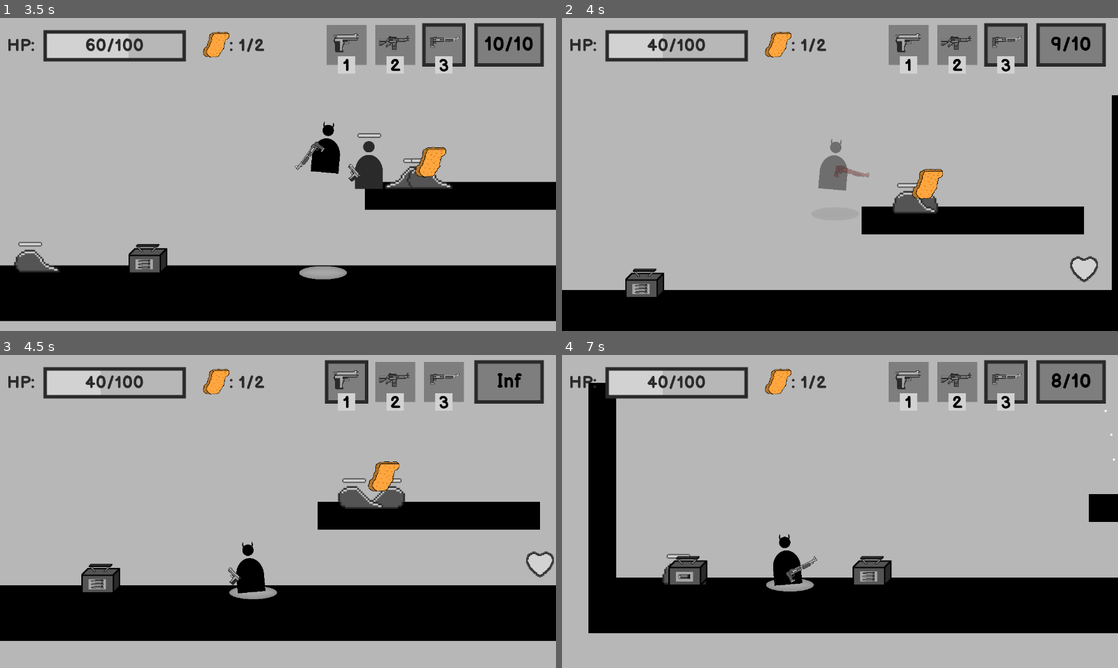
Above: before the commit, frames 1-4 (two rows, left to right).
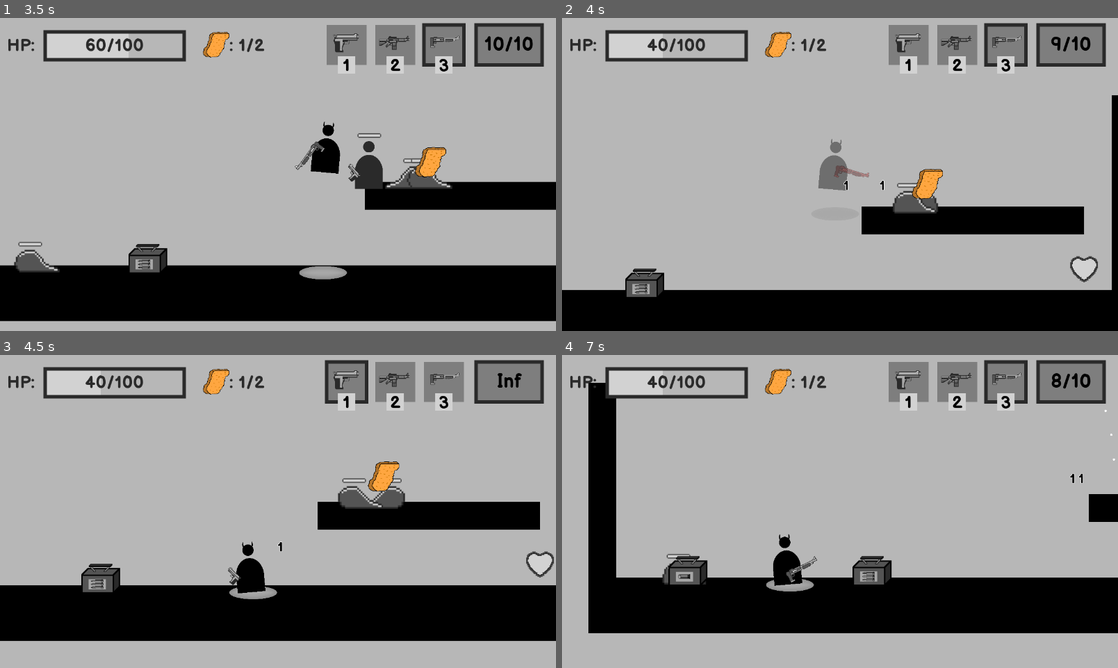
Above: after the commit, the same moments.

Repository: BesterCoder/nuggie-collector
Game: Godot game, scene res://levels/level_001.tscn
Two runs of this game, one before a commit and one after it. Both use one fixed random seed, a clock stepped at 60 frames per second and the inputs below.
Inputs (mouse positions are in pixels of both pictures, inside the frame that each line leads up to):
- Up to frame 1 (3.5 s): move the mouse to (400, 158) at 0.52 s; press the mouse at (400, 158) at 0.53 s; hold D (move_right) 0.53-2.03 s; tap W (jump) at 0.77, 1.52, 3.02 s; move the mouse to (166, 190) at 1.27 s; release the mouse at (166, 190) at 1.28 s; tap 1 (select_pistol) at 1.35 s; move the mouse to (333, 105) at 2.02 s; hold A (move_left) 2.03-2.78 s; tap 2 (select_rifle) at 2.1 s; move the mouse to (250, 237) at 2.77 s; hold D (move_right) from 2.78 s (still down); tap 3 (select_shotgun) at 2.85 s
- Up to frame 2 (4 s): keep holding D (move_right); move the mouse to (1006, 221) at 3.52 s; press the mouse at (1006, 221) at 3.53 s; tap W (jump) at 3.77 s
- Up to frame 3 (4.5 s): move the mouse to (111, 464) at 4.27 s; release D (move_right) at 4.28 s; release the mouse at (111, 464) at 4.28 s; hold A (move_left) from 4.28 s (still down); tap 1 (select_pistol) at 4.35 s
- Up to frame 4 (7 s): tap W (jump) at 4.52, 6.02, 6.77 s; move the mouse to (867, 511) at 5.02 s; release A (move_left) at 5.03 s; hold D (move_right) 5.03-5.78 s; tap 2 (select_rifle) at 5.1 s; move the mouse to (756, 433) at 5.77 s; hold A (move_left) from 5.78 s (still down); tap 3 (select_shotgun) at 5.85 s; move the mouse to (962, 495) at 6.52 s; press the mouse at (962, 495) at 6.53 s

Frame 1 is identical in both runs. In frame 2, less than 0.1% of the frame differs, in the area x 50-58%, y 51-56%; in frame 3, less than 0.1%; in frame 4, less than 0.1%.

Commit message:
Enemies now show a damage number on damage taken

Diff:
--- /dev/null
+++ b/characters/enemies/damage_number/DamageNumber.gd
@@ -0,0 +1,20 @@
+extends Area2D
+
+var damage_amount = 0
+
+var xspeed = 100
+var yspeed = -100
+
+func initialize(pos: Vector2, damage: int, direction: int):
+	$Label.text = String(damage)
+	self.global_position = pos
+	damage_amount = damage
+	xspeed *= direction
+
+func _physics_process(delta):
+	yspeed += 10
+	self.global_position.y += (yspeed * delta)
+	self.global_position.x += (xspeed * delta)
+
+func _on_floor_hit(_body):
+	queue_free()
--- /dev/null
+++ b/characters/enemies/damage_number/DamageNumber.tscn
@@ -0,0 +1,32 @@
+[gd_scene load_steps=5 format=2]
+
+[ext_resource path="res://assets/fonts/BalsamiqSans-Bold.ttf" type="DynamicFontData" id=1]
+[ext_resource path="res://characters/enemies/damage_number/DamageNumber.gd" type="Script" id=2]
+
+[sub_resource type="RectangleShape2D" id=1]
+
+[sub_resource type="DynamicFont" id=2]
+size = 30
+outline_size = 1
+font_data = ExtResource( 1 )
+
+[node name="DamageNumber" type="Area2D"]
+collision_layer = 0
+collision_mask = 2
+script = ExtResource( 2 )
+
+[node name="CollisionShape2D" type="CollisionShape2D" parent="."]
+shape = SubResource( 1 )
+
+[node name="Label" type="Label" parent="."]
+margin_left = -10.0
+margin_top = -10.0
+margin_right = 28.0
+margin_bottom = 26.0
+custom_fonts/font = SubResource( 2 )
+custom_colors/font_color = Color( 0, 0, 0, 1 )
+text = "##"
+__meta__ = {
+"_edit_use_anchors_": false
+}
+[connection signal="body_entered" from="." to="." method="_on_floor_hit"]
--- a/characters/enemies/shooter/EnemyShooter.gd
+++ b/characters/enemies/shooter/EnemyShooter.gd
@@ -6,14 +6,24 @@
 var current_hp = -1
 var velocity = Vector2(0, 0)
 var shoot_target = null
+var number_dir = -1
 
 # export makes the variable modifiable in the scene editor
 export var direction = DIR_LEFT
 export var detects_cliffs = true
 export var hp_amount : int = 2
+export var damage_number: PackedScene
 
 func hurt():
 	current_hp -= 1
+
+	var number = damage_number.instance()
+	var startpos = global_position
+	startpos.y -= 20
+	number_dir *= -1
+	number.initialize(startpos, 1, number_dir)
+	get_tree().get_root().call_deferred("add_child", number)
+
 	if current_hp == 0:
 		$HealthBar.get_node("ColorRect").rect_size.x = 0
 		queue_free()
--- a/characters/enemies/shooter/EnemyShooter.tscn
+++ b/characters/enemies/shooter/EnemyShooter.tscn
@@ -1,10 +1,12 @@
-[gd_scene load_steps=8 format=2]
+[gd_scene load_steps=9 format=2]
 
 [ext_resource path="res://assets/health_bar/health_bar.png" type="Texture" id=1]
 [ext_resource path="res://characters/enemies/shooter/EnemyShooter.gd" type="Script" id=2]
 [ext_resource path="res://characters/weapons/pistol/Pistol.tscn" type="PackedScene" id=3]
 [ext_resource path="res://assets/enemy_shooter/enemyshooterv01.png" type="Texture" id=4]
 [ext_resource path="res://characters/weapons/bullet/EnemyBullet.tscn" type="PackedScene" id=5]
+[ext_resource path="res://characters/enemies/damage_number/DamageNumber.tscn" type="PackedScene" id=6]
+
 
 [sub_resource type="RectangleShape2D" id=1]
 extents = Vector2( 24, 56 )
@@ -17,6 +19,7 @@
 collision_layer = 32
 collision_mask = 66
 script = ExtResource( 2 )
+damage_number = ExtResource( 6 )
 
 [node name="Body" type="Sprite" parent="."]
 texture = ExtResource( 4 )
--- a/characters/enemies/slime/EnemySlime.gd
+++ b/characters/enemies/slime/EnemySlime.gd
@@ -5,13 +5,24 @@
 var speed = 50
 var current_hp = -1
 var velocity = Vector2(0, 0)
+var number_dir = -1
+
 # export makes the variable modifiable in the scene editor
 export var direction = DIR_LEFT
 export var detects_cliffs = true
 export var hp_amount : int = 2
+export var damage_number: PackedScene
 
 func hurt():
 	current_hp -= 1
+
+	var number = damage_number.instance()
+	var startpos = global_position
+	startpos.y -= 20
+	number_dir *= -1
+	number.initialize(startpos, 1, number_dir)
+	get_tree().get_root().call_deferred("add_child", number)
+
 	if current_hp == 0:
 		$HealthBar.get_node("ColorRect").rect_size.x = 0
 		queue_free()
--- a/characters/enemies/slime/EnemySlime.tscn
+++ b/characters/enemies/slime/EnemySlime.tscn
@@ -1,8 +1,9 @@
-[gd_scene load_steps=6 format=2]
+[gd_scene load_steps=7 format=2]
 
 [ext_resource path="res://characters/enemies/slime/EnemySlime.gd" type="Script" id=1]
 [ext_resource path="res://characters/enemies/slime/slime_animation.tres" type="SpriteFrames" id=2]
 [ext_resource path="res://assets/health_bar/health_bar.png" type="Texture" id=3]
+[ext_resource path="res://characters/enemies/damage_number/DamageNumber.tscn" type="PackedScene" id=4]
 
 [sub_resource type="RectangleShape2D" id=1]
 extents = Vector2( 24, 12 )
@@ -15,6 +16,7 @@
 collision_layer = 32
 collision_mask = 66
 script = ExtResource( 1 )
+damage_number = ExtResource( 4 )
 
 [node name="SlimeAnimation" type="AnimatedSprite" parent="."]
 frames = ExtResource( 2 )
